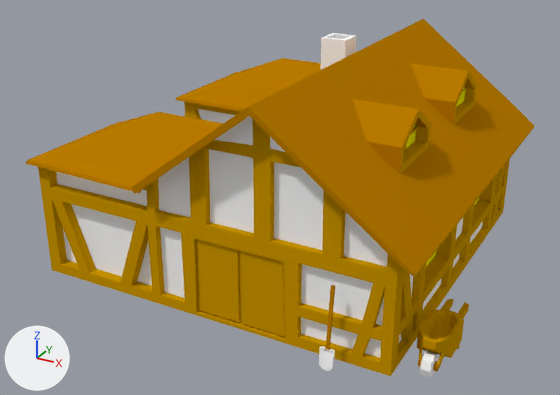
Before and after pictures for a commit that changed the Blender file antargis/trunk/models/farm.blend.
Camera for both pictures: a 50 mm lens placed at (1.99, -3.96, 2.29), pointed at (-0.11, -0.14, 0.38). The axes (+X, +Y, +Z) are drawn at lower left. The lights are the same throughout.

The first picture shows 'g_cube1_sep2_colo', 'g_cube1_sep2_colo.001', 'g_cube1_sep2_colo.002', 'g_cube1_sep2_color_1', 'g_cube1_sep2_default'.
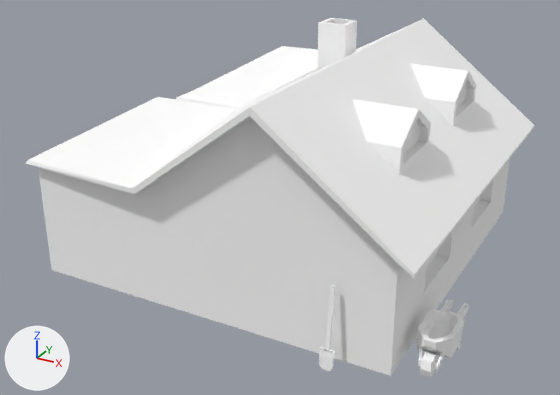
Location of each change, (x1, y1, x2, y2) in pixels of the pictures (560 x 395 px):
'g_cube1_sep2_colo.001', reshaped
    before: (25, 19, 534, 371)
    after: (25, 18, 535, 377)
'g_cube1_sep2_color_1', deleted
    before: (38, 71, 534, 376)
'g_cube1_sep2_colo.002', deleted
    before: (56, 33, 483, 371)
'g_cube1_sep2_default', deleted
    before: (420, 351, 438, 377)
'g_cube1_sep2_colo', deleted
    before: (406, 87, 479, 267)
part 1 of me_g_cube1_sep2_color_12, built on
    before: (25, 19, 534, 277)

What changed in the scene script:
```text
Change me_g_cube1_sep2_color_12:
    used by ob_g_cube1_sep2_colo_001; location = (0.0, 0.0, 0.0)
    remove me_g_cube1_sep2_color_12.from_pydata(...)  # 162 vertices, 169 faces; spans x -1.25..1.17, y -1.1..1.22, z 0.0..1.27
    remove me_g_cube1_sep2_color_12.materials.append(mat_color_124_051_000)  # orange #b97c00
    add me_g_cube1_sep2_color_12.from_pydata(...)  # 1356 vertices, 389 faces; spans x -1.25..1.21, y -1.1..1.22, z -0.01..1.37
    me_g_cube1_sep2_color_12 part 1: 1 vertex moved within x 1.08, y -1.1, z 0.62; 75 vertices removed from x -1.13..1.09, y -1.1..1.22, z 0.64..1.27; 975 vertices added at x -1.25..1.21, y -1.1..1.22, z -0.01..1.37
    add me_g_cube1_sep2_color_12.materials.append(mat_color_256_256_256)  # white #ffffff
Remove ob_g_cube1_sep2_colo_002:
    ob_g_cube1_sep2_colo_002 = bpy.data.objects.new('g_cube1_sep2_colo.002', me_g_cube1_sep2_colo)
    ob_g_cube1_sep2_colo_002.location = (0.0, 0.0, 0.0)
Remove ob_g_cube1_sep2_default:
    ob_g_cube1_sep2_default = bpy.data.objects.new('g_cube1_sep2_default', me_g_cube1_sep2_default)
    ob_g_cube1_sep2_default.location = (0.0, 0.0, 0.0)
Remove ob_g_cube1_sep2_colo:
    ob_g_cube1_sep2_colo = bpy.data.objects.new('g_cube1_sep2_colo', me_g_cube1_sep2_color_25)
    ob_g_cube1_sep2_colo.location = (0.0, 0.0, 0.0)
Remove ob_g_cube1_sep2_color_1:
    ob_g_cube1_sep2_color_1 = bpy.data.objects.new('g_cube1_sep2_color_1', me_g_cube1_sep2_color_15)
    ob_g_cube1_sep2_color_1.location = (0.0, 0.0, 0.0)
```
